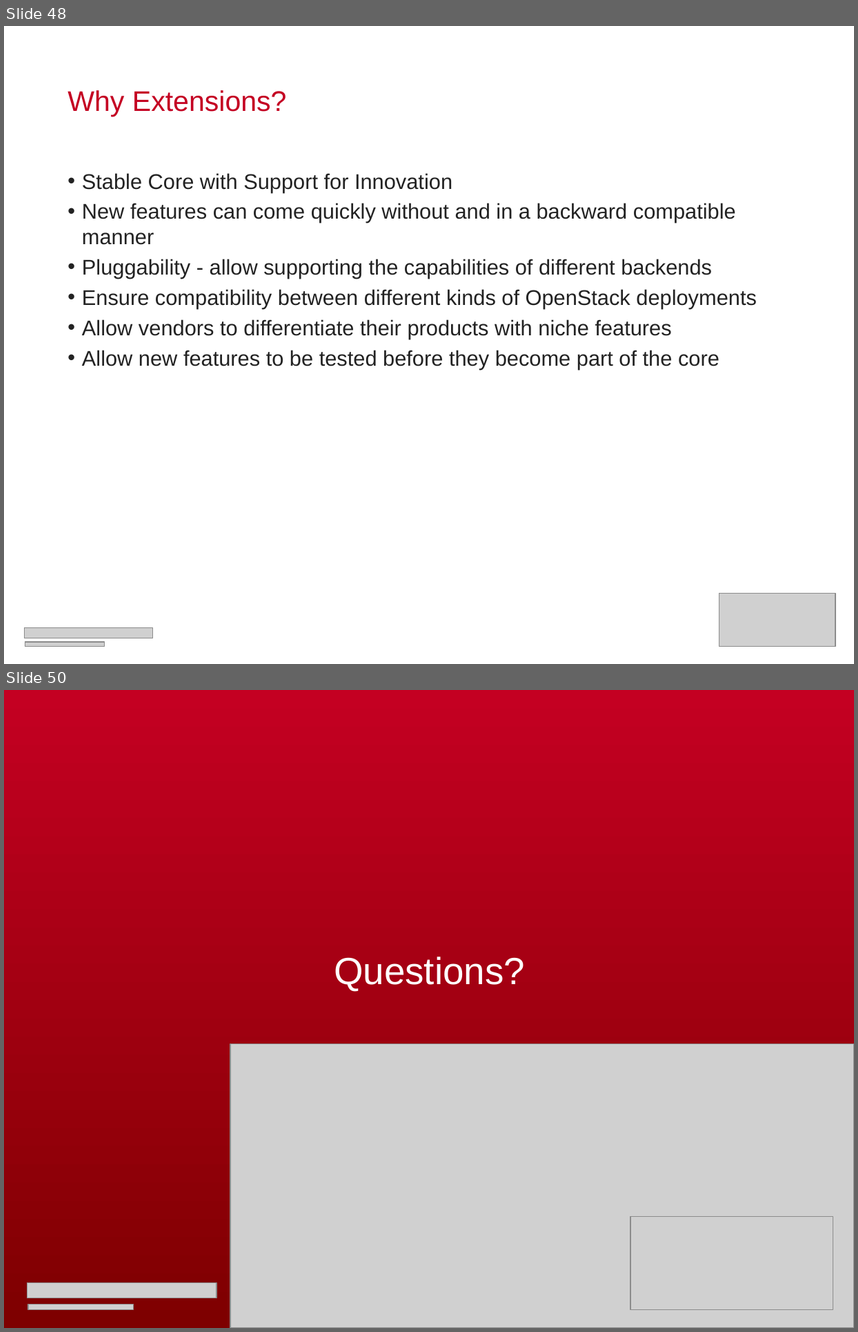
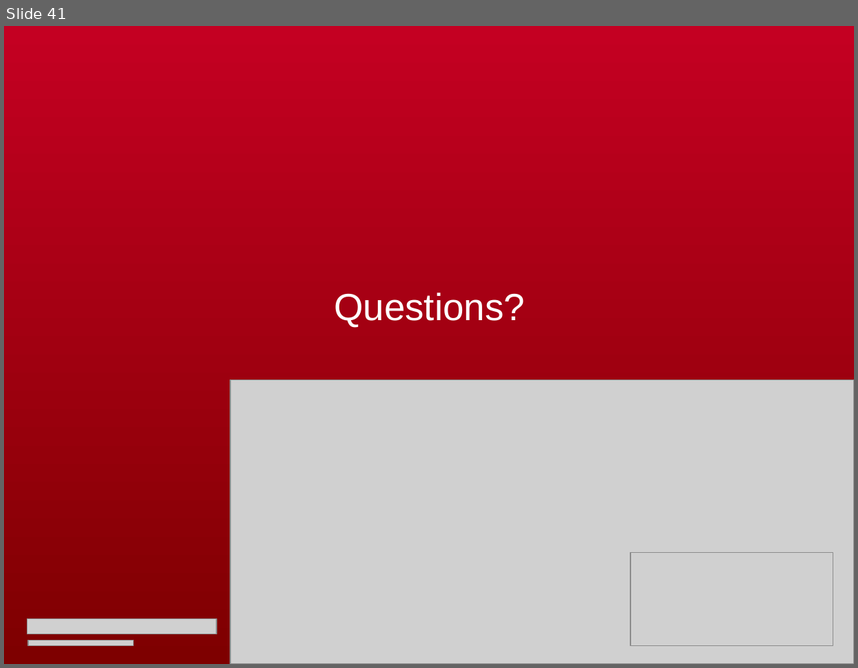
Before and after one commit to RackerWilliams/OpenStack-Extensions, a slide deck: Extensions.ppt. Shown one above the other, each under a label of ours: slides 48 and 50 before the commit, slide 41 after it; the slides between them are not shown. The pictures are 858x1332 and 858x668 pixels, drawn with LibreOffice and Linux fonts; fonts in the diff are those of the drawing; grey boxes stand for pictures. Boxes give left, top, right and bottom in pixels: in the first picture for what was removed or moved away, otherwise in the second. Text is boxed around its words. In the diff, an @@ line names an element or a change of style, - is before the commit and + after.

```diff
--- a/Extensions.ppt
+++ b/Extensions.ppt
@@ slide 48 removed at [4,26,854,664], background #FFFFFF @@
@@ title removed at [67,90,287,116] @@
-Why Extensions?
@@ text removed at [82,173,757,369] @@
-• Stable Core with Support for Innovation
-• New features can come quickly without and in a backward compatible manner
-• Pluggability - allow supporting the capabilities of different backends
-• Ensure compatibility between different kinds of OpenStack deployments
-• Allow vendors to differentiate their products with niche features
-• Allow new features to be tested before they become part of the core
@@ picture removed at [720,593,835,646] @@
@@ picture removed at [25,627,153,638] @@
@@ picture removed at [25,641,104,646] @@
@@ what was slide 50 is now slide 41 @@
```
Also in this commit, not shown: 17 slides changed, 3 slides added, 11 other slides removed.
